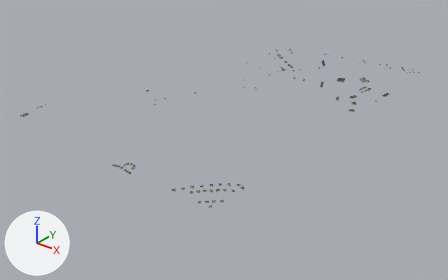
Before and after pictures for a commit that changed the glTF model fun-racer/assets/tracks/road_atlanta/scenery.glb.
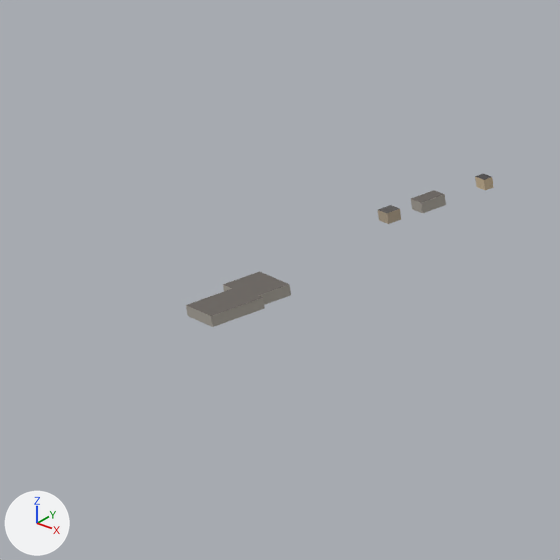
The first picture shows the older version from a camera (50 mm lens) standing at (2647.0, -4224.0, 1845.0) and looking at (-59.0, -842.0, -252.0). The close-ups show the older and then the newer version on the part from 1% to 12% of the width and 32% to 49% of the height of that picture. Only the edits that show in the close-ups are written down. Lighting does not change. The marker at lower left points along +X, +Y and +Z.

Before the edit, the objects in view are built like this:
```python
me_chunk_13_18 = bpy.data.meshes.new('chunk_13_18')
me_chunk_13_18.from_pydata(...)  # 40 vertices, 52 faces; spans x -1192.0..-1134.0, y -1872.0..-1625.0, z -2.0..8.0
# faces by material slot: [40, 12]
me_chunk_13_18.materials.append(mat_building_wall)
me_chunk_13_18.materials.append(mat_building_roof)
ob_chunk_13_18 = bpy.data.objects.new('chunk_13_18', me_chunk_13_18)
ob_chunk_13_18.location = (0.0, 0.0, 0.0)
```
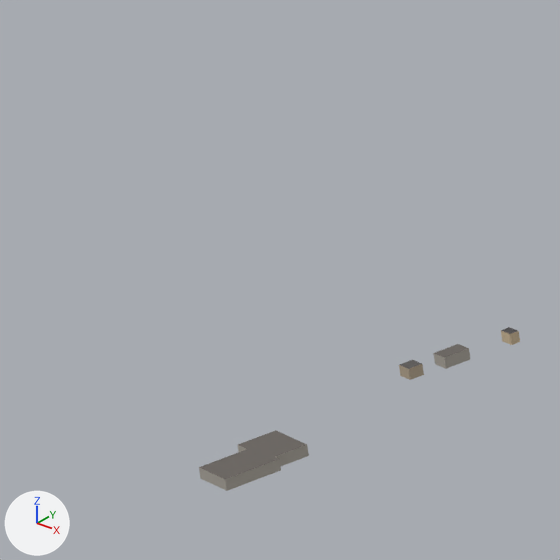
Changed parts and their boxes (x1, y1, x2, y2) in the close-ups (560 x 560 px):
'chunk_12_17', added
    after: (199, 327, 520, 491)
    faces in mat_building_roof: (199, 327, 518, 479)
    faces in mat_building_wall: (199, 331, 520, 491)
'chunk_13_18', deleted
    before: (186, 174, 494, 327)
    faces in mat_building_roof: (187, 174, 491, 316)
    faces in mat_building_wall: (186, 177, 494, 327)

What changed in the scene script:
```text
Add me_chunk_12_17:
    me_chunk_12_17.from_pydata(...)  # 40 vertices, 52 faces; spans x -992.0..-934.0, y -2004.0..-1757.0, z -9.0..-1.0
    # faces by material slot: [40, 12]
    me_chunk_12_17.materials.append(mat_building_wall)
    me_chunk_12_17.materials.append(mat_building_roof)
Remove ob_chunk_13_18:
    ob_chunk_13_18 = bpy.data.objects.new('chunk_13_18', me_chunk_13_18)
    ob_chunk_13_18.location = (0.0, 0.0, 0.0)
Add ob_chunk_12_17:
    ob_chunk_12_17 = bpy.data.objects.new('chunk_12_17', me_chunk_12_17)
    ob_chunk_12_17.location = (0.0, 0.0, 0.0)
```
